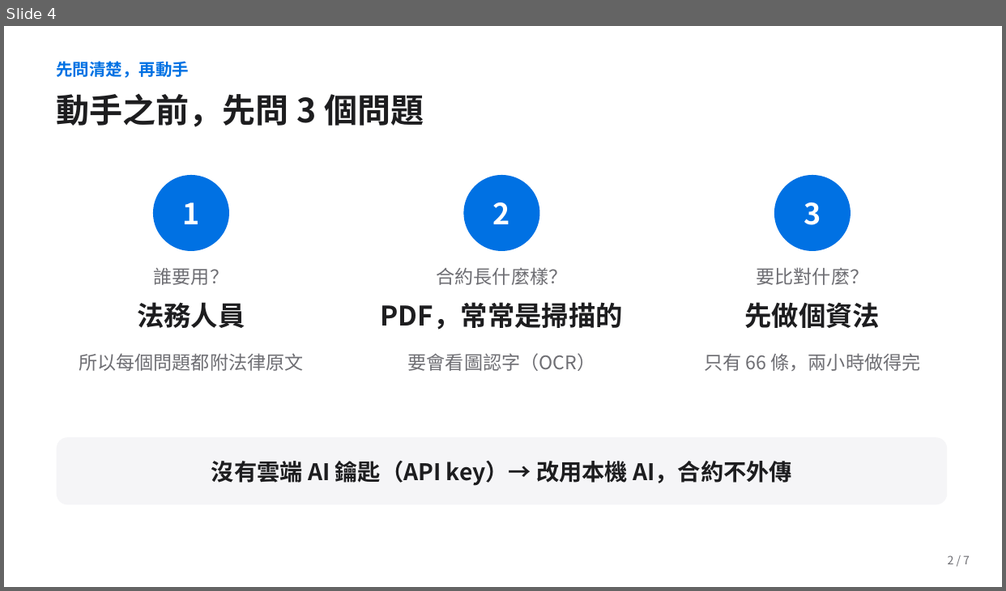
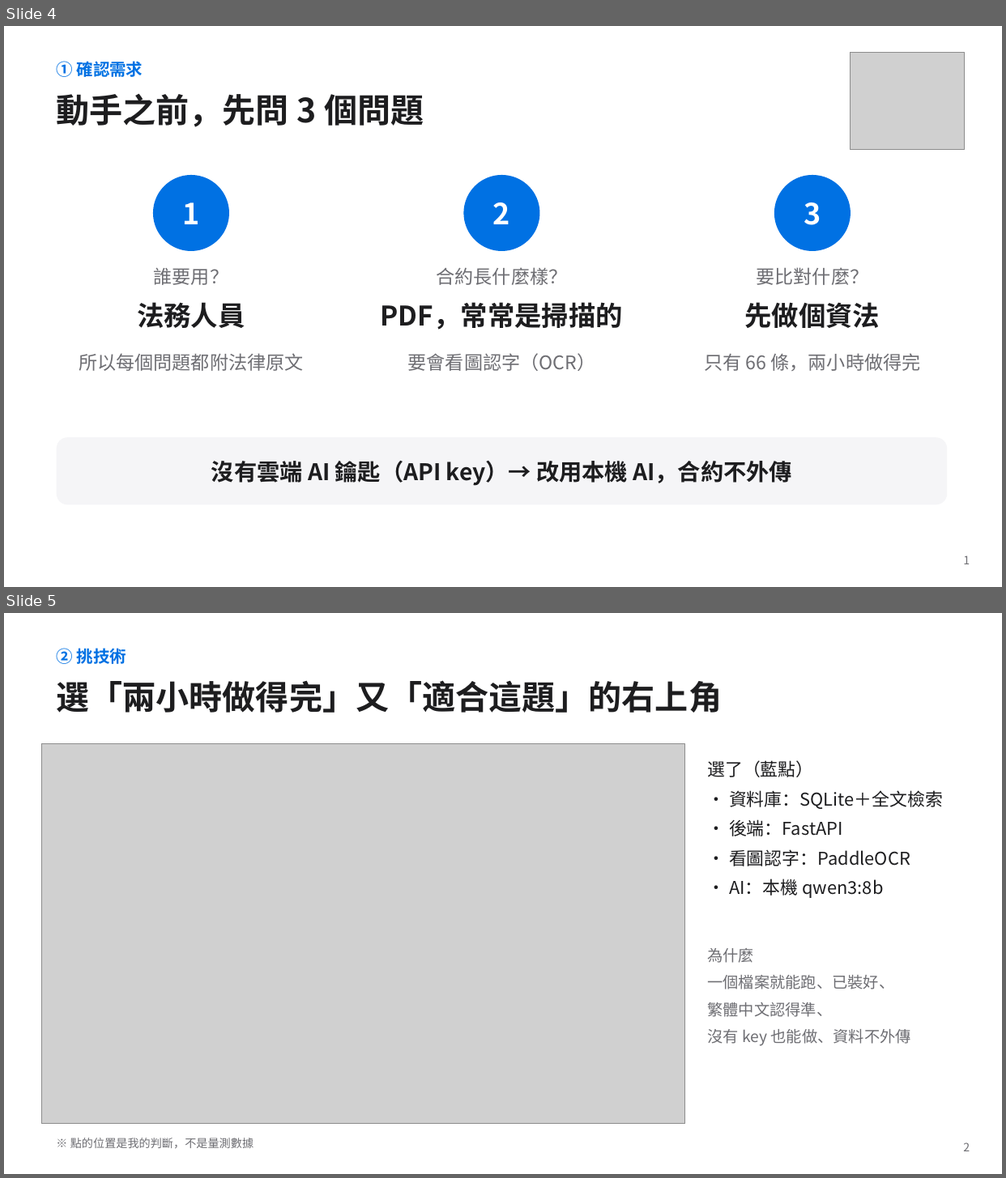
Before and after one commit to jaylooloomi/contract-check, a slide deck: docs/deck/合約外規檢查_簡報.pptx. Shown one above the other, each under a label of ours: slide 4 before the commit, slides 4 and 5 after it. The pictures are 1006x591 and 1006x1178 pixels, drawn with LibreOffice and Linux fonts; fonts in the diff are those of the drawing; grey boxes stand for pictures. Boxes give left, top, right and bottom in pixels: in the first picture for what was removed or moved away, otherwise in the second. Text is boxed around its words. In the diff, an @@ line names an element or a change of style, - is before the commit and + after.

```diff
--- a/docs/deck/合約外規檢查_簡報.pptx
+++ b/docs/deck/合約外規檢查_簡報.pptx
@@ slide 5 added at bbox=[4, 613, 1002, 1174], background #FFFFFF @@
@@ text added at bbox=[56, 648, 126, 664], 16 pt, text #0071E3, bold @@
+② 挑技術
@@ text added at bbox=[56, 680, 722, 713], 32 pt, text #1D1D1F, bold @@
+選「兩小時做得完」又「適合這題」的右上角
@@ picture added at bbox=[41, 744, 685, 1124] @@
@@ text added at bbox=[707, 760, 943, 898], 17 pt, text #1D1D1F @@
+選了（藍點）
+• 資料庫：SQLite＋全文檢索
+• 後端：FastAPI
+• 看圖認字：PaddleOCR
+• AI：本機 qwen3:8b
@@ text added at bbox=[707, 948, 911, 1046], 15 pt, text #6E6E73 @@
+為什麼
+一個檔案就能跑、已裝好、
+繁體中文認得準、
+沒有 key 也能做、資料不外傳
@@ text added at bbox=[70, 1138, 253, 1149], 11 pt, text #6E6E73 @@
+※ 點的位置是我的判斷，不是量測數據
@@ text added at bbox=[963, 1143, 970, 1152], 11 pt, text #6E6E73 @@
+2
@@ slide 4 changed as well @@
@@ text at bbox=[56, 59, 143, 80]: text changed @@
-先問清楚，再動手
+① 確認需求
@@ picture added at bbox=[850, 52, 965, 149] @@
@@ text at bbox=[963, 556, 970, 565]: text changed @@
-2 / 7
+1
```
Also in this commit, not shown: 8 other slides changed, 3 other slides added, 1 slide removed, 20 other files.
